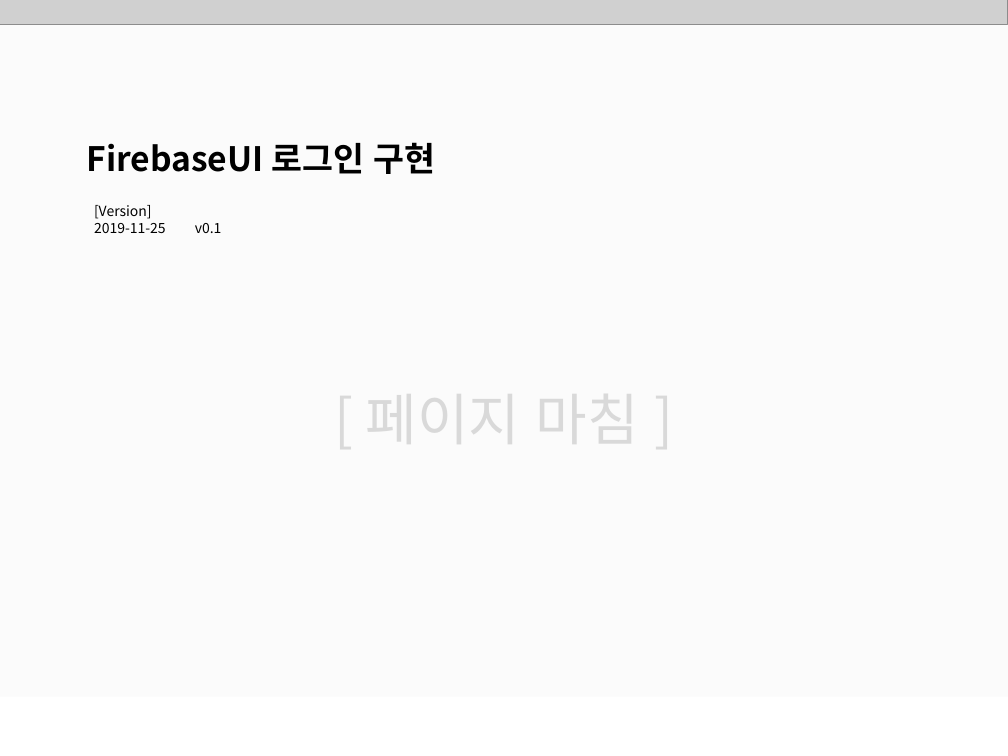
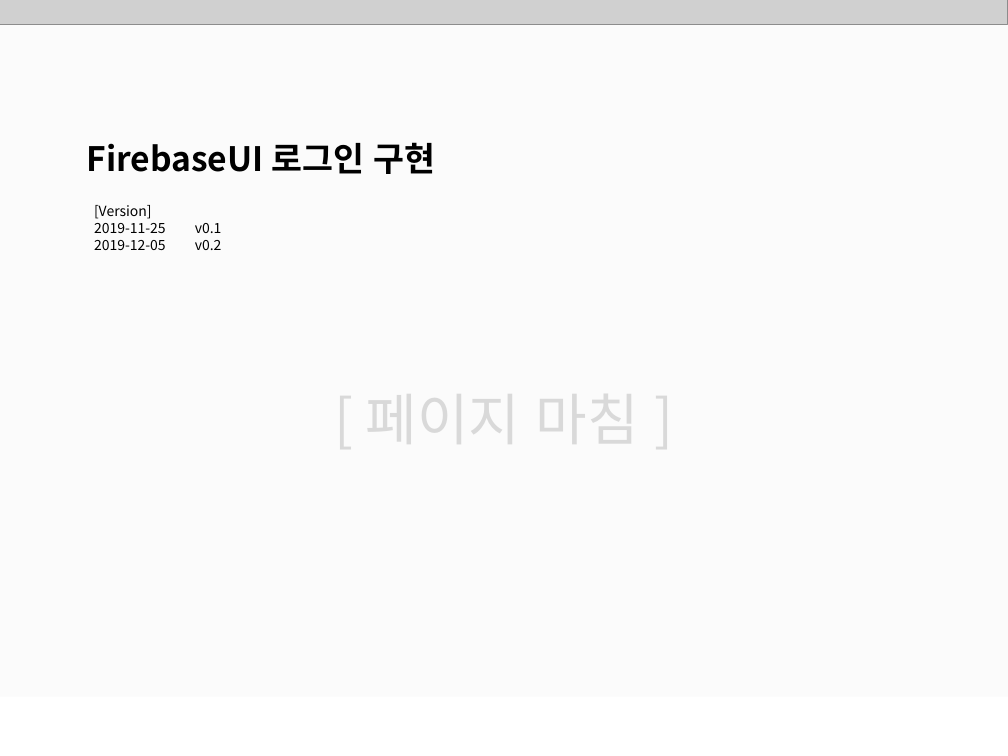
Before and after one commit to ddowon/vueStudy, a slide deck: slide 32 of 01.참고자료/191128_FirebaseUI 로그인 구현.pptx (slide 20 before the commit). Drawn at 1008x756 pixels with LibreOffice and Linux fonts; fonts in the diff are those of the drawing; grey boxes stand for pictures; background and template pictures are left out. Boxes give left, top, right and bottom in pixels: in the first picture for what was removed or moved away, otherwise in the second. Text is boxed around its words. In the diff, an @@ line names an element or a change of style, - is before the commit and + after.

```diff
--- a/01.참고자료/191128_FirebaseUI 로그인 구현.pptx
+++ b/01.참고자료/191128_FirebaseUI 로그인 구현.pptx
@@ text at (94,223,222,250): paragraph added @@
+2019-12-05 v0.2
```
Also in this commit, not shown: 4 other slides changed, 12 slides added.
